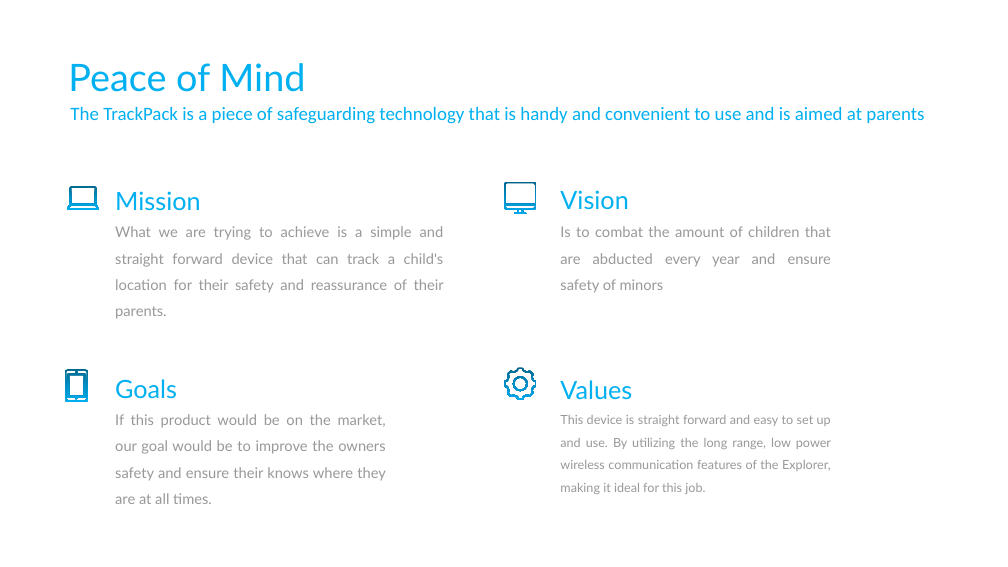
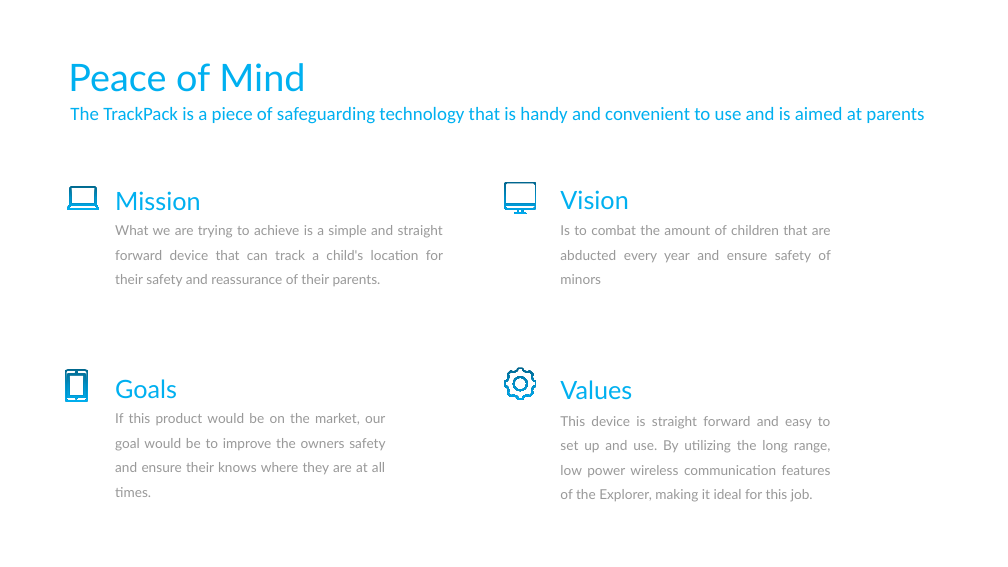
Before and after one commit to DrRoad/Project-TrackPack, a slide deck: slide 2 of Showcase Presentation.pptx. Drawn at 1008x567 pixels with LibreOffice and Linux fonts; fonts in the diff are those of the drawing. Boxes give left, top, right and bottom in pixels: in the first picture for what was removed or moved away, otherwise in the second. Text is boxed around its words. In the diff, an @@ line names an element or a change of style, - is before the commit and + after.

```diff
--- a/Showcase Presentation.pptx
+++ b/Showcase Presentation.pptx
@@ size 28 to 26 pt in 3 elements at [560, 225, 831, 284], [115, 413, 385, 497], [115, 225, 443, 286] @@
@@ text "This device is straight forward ..." at [560, 416, 831, 502]: size 24 to 26 pt @@
```
Also in this commit, not shown: 1 other slide changed, 3 slides removed.
